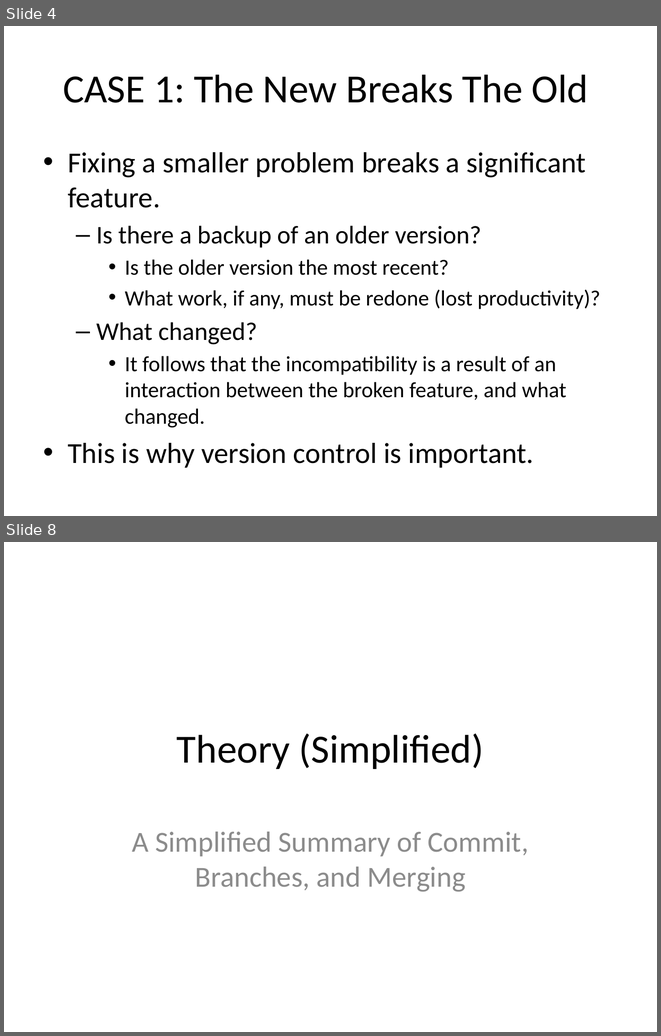
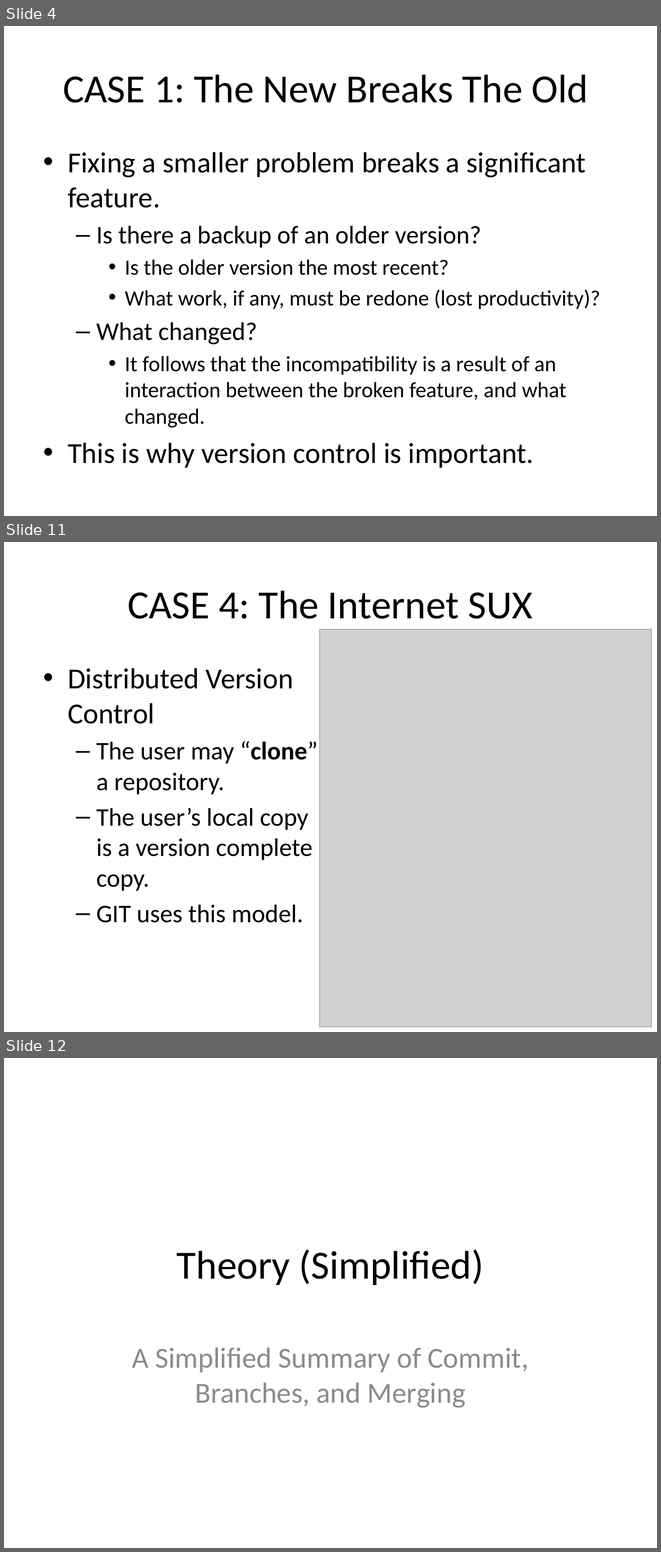
Before and after one commit to c3h899/GIT_Presentatation, a slide deck: Version Control & GIT.pptx. Shown one above the other, each under a label of ours: slides 4 and 8 before the commit, slides 4, 11 and 12 after it; the slides between them are not shown. The pictures are 661x1036 and 661x1552 pixels, drawn with LibreOffice and Linux fonts; fonts in the diff are those of the drawing; grey boxes stand for pictures. Boxes give left, top, right and bottom in pixels: in the first picture for what was removed or moved away, otherwise in the second. Text is boxed around its words. In the diff, an @@ line names an element or a change of style, - is before the commit and + after.

```diff
--- a/Version Control & GIT.pptx
+++ b/Version Control & GIT.pptx
@@ slide 11 added at <box>4,542,657,1032</box>, background #FFFFFF @@
@@ title added at <box>127,590,533,619</box>, 44 pt, text #000000 @@
+CASE 4: The Internet SUX
@@ picture added at <box>319,629,651,1026</box> @@
@@ text added at <box>68,668,318,923</box>, 28 pt, text #000000 @@
+• Distributed Version Control
+  – The user may “clone” a repository.
+  – The user’s local copy is a version complete copy.
+  – GIT uses this model.
@@ what was slide 8 is now slide 12 @@
```
Also in this commit, not shown: 3 slides changed, 5 other slides added.
